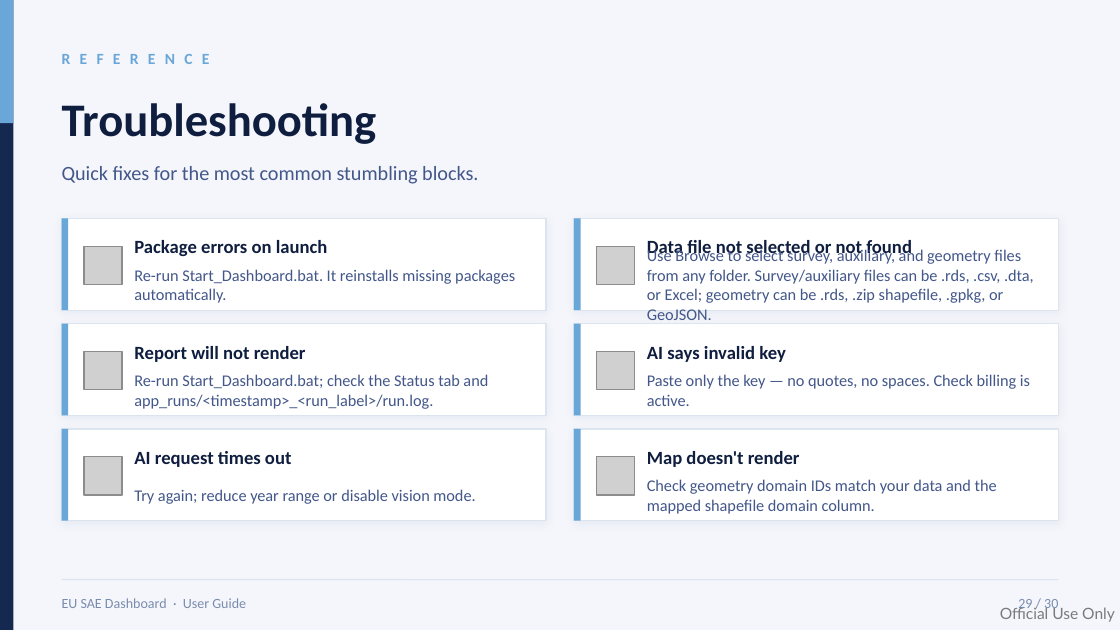
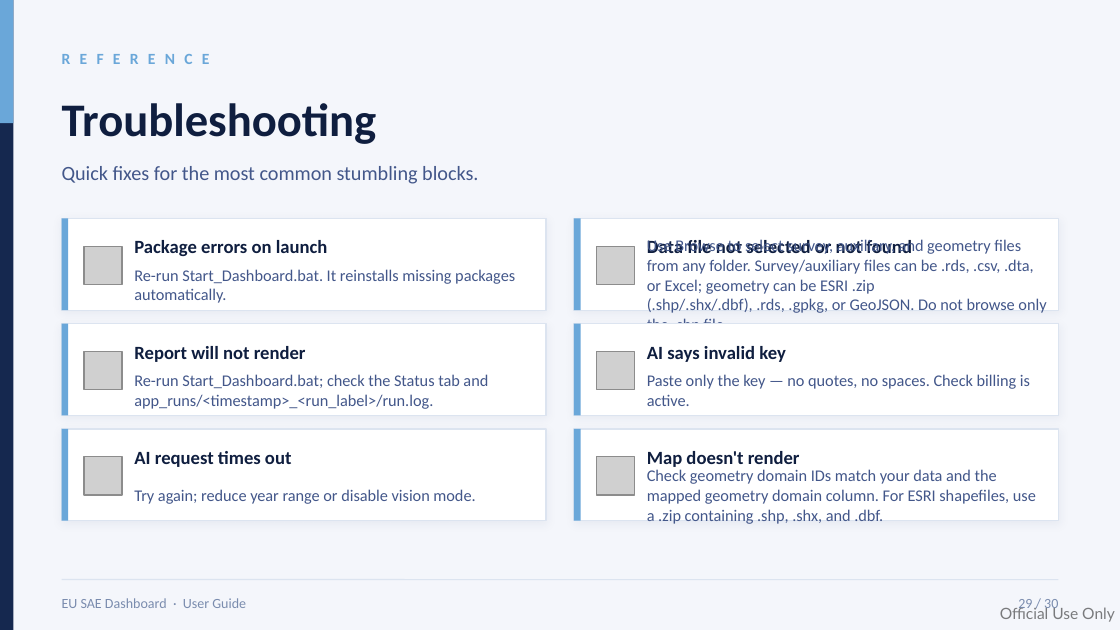
Before and after one commit to Noboyoshida227/EU_SAE_application_package, a slide deck: slide 29 of instructions/EU_SAE_User_Guide_Dashboard_v4.pptx. Drawn at 1120x630 pixels with LibreOffice and Linux fonts; fonts in the diff are those of the drawing; grey boxes stand for pictures. Boxes give left, top, right and bottom in pixels: in the first picture for what was removed or moved away, otherwise in the second. Text is boxed around its words. In the diff, an @@ line names an element or a change of style, - is before the commit and + after.

Commit message:
Validate ESRI shapefile components & UI updates
Add explicit validation for ESRI shapefile components and clarify UI/help text. Implement sae_validate_esri_shapefile_components() to require .shp, .shx and .dbf (and error with a helpful message listing missing parts), and call it from sae_read_geometry_input(). Update app UI and server messages to instruct users to upload a single .zip containing all shapefile components and adjust accepted geometry formats. Also include updated binary instruction/guidance documents (docx, pdf, pptx). This prevents missing .dbf/.shx issues that break mapping joins and makes user guidance consistent with the reader behavior.

```diff
--- a/instructions/EU_SAE_User_Guide_Dashboard_v4.pptx
+++ b/instructions/EU_SAE_User_Guide_Dashboard_v4.pptx
@@ text at (x1=647, y1=238, x2=1046, y2=323): text changed @@
-Use Browse to select survey, auxiliary, and geometry files from any folder. Survey/auxiliary files can be .rds, .csv, .dta, or Excel; geometry can be .rds, .zip shapefile, .gpkg, or GeoJSON.
+Use Browse to select survey, auxiliary, and geometry files from any folder. Survey/auxiliary files can be .rds, .csv, .dta, or Excel; geometry can be ESRI .zip (.shp/.shx/.dbf), .rds, .gpkg, or GeoJSON. Do not browse only the .shp file.
@@ text at (x1=647, y1=469, x2=1036, y2=524): text changed @@
-Check geometry domain IDs match your data and the mapped shapefile domain column.
+Check geometry domain IDs match your data and the mapped geometry domain column. For ESRI shapefiles, use a .zip containing .shp, .shx, and .dbf.
```
Also in this commit, not shown: 2 other slides changed, 4 other files.
